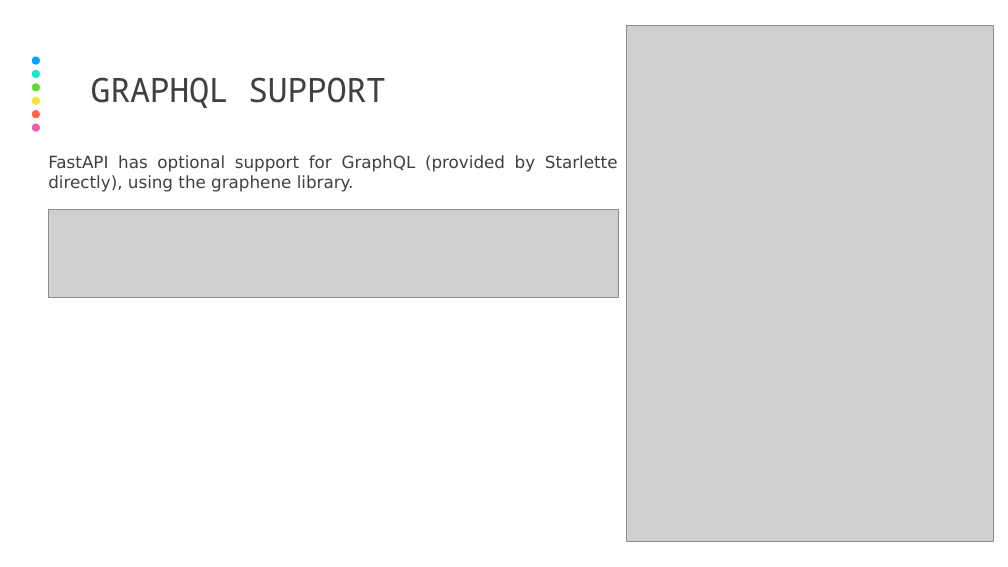
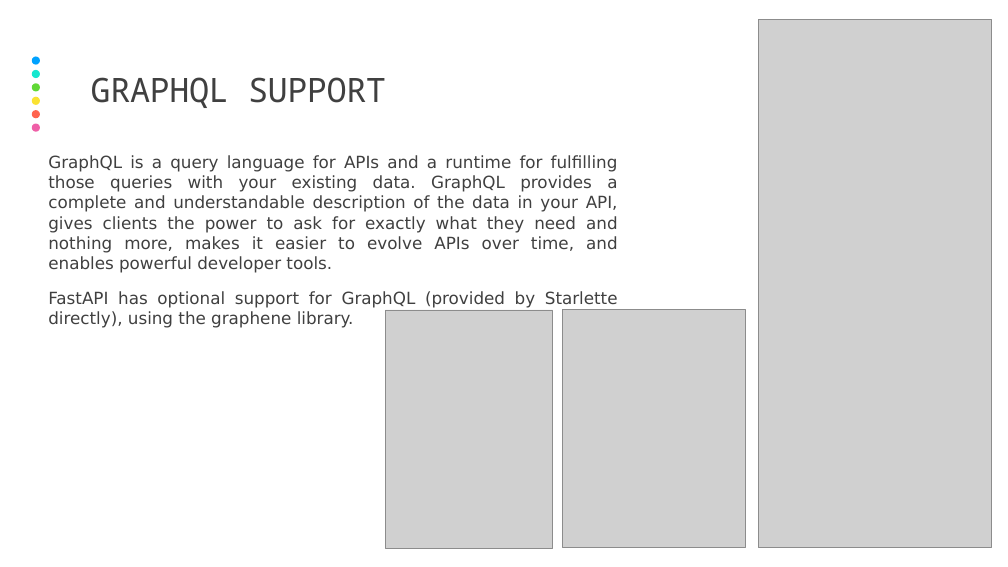
Before and after one commit to volopivoshenko/fastapi-demo, a slide deck: slide 7 of docs/The Fastest API in the Pythonic World.pptx. Drawn at 1008x567 pixels with LibreOffice and Linux fonts; fonts in the diff are those of the drawing; grey boxes stand for pictures. Boxes give left, top, right and bottom in pixels: in the first picture for what was removed or moved away, otherwise in the second. Text is boxed around its words. In the diff, an @@ line names an element or a change of style, - is before the commit and + after.

```diff
--- a/docs/The Fastest API in the Pythonic World.pptx
+++ b/docs/The Fastest API in the Pythonic World.pptx
@@ picture: place and size @@
-picture at box(627, 26, 994, 541)
+picture at box(758, 19, 992, 547)
@@ text at box(48, 155, 618, 273): paragraph added @@
+GraphQL is a query language for APIs and a runtime for fulfilling those queries with your existing data. GraphQL provides a complete and understandable description of the data in your API, gives clients the power to ask for exactly what they need and nothing more, makes it easier to evolve APIs over time, and enables powerful developer tools.
@@ picture removed at box(48, 210, 619, 298) @@
@@ picture added at box(386, 310, 553, 548) @@
@@ picture added at box(563, 309, 746, 547) @@
```
Also in this commit, not shown: 8 other slides changed, 5 slides added, 8 slides removed, 3 other files.
